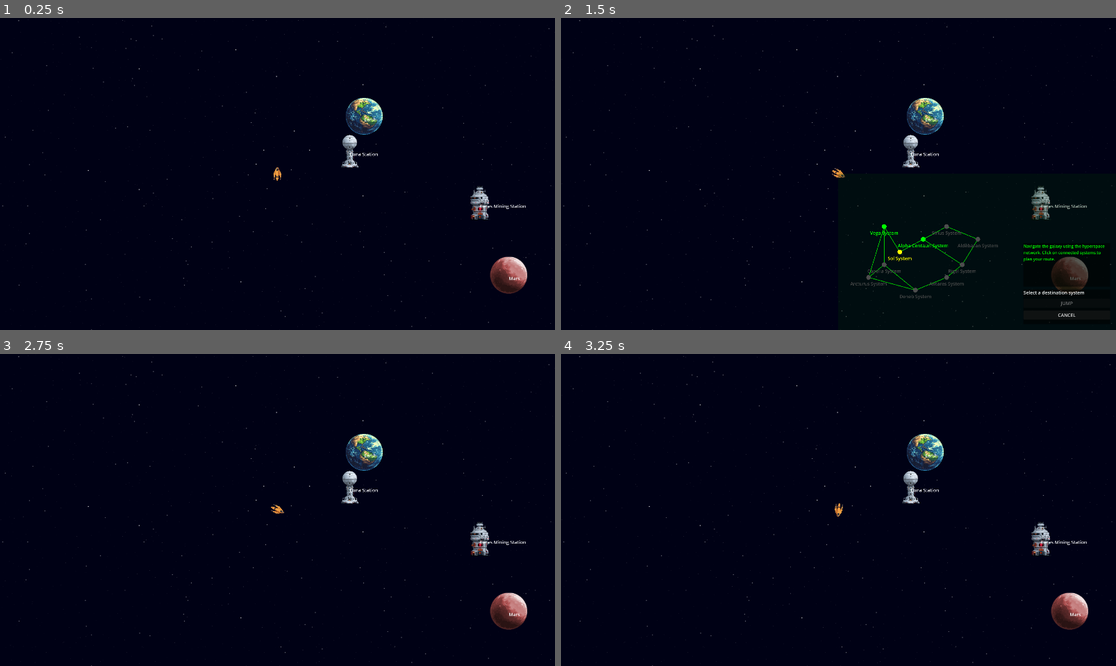
Above: before the commit, frames 1-4 (two rows, left to right).
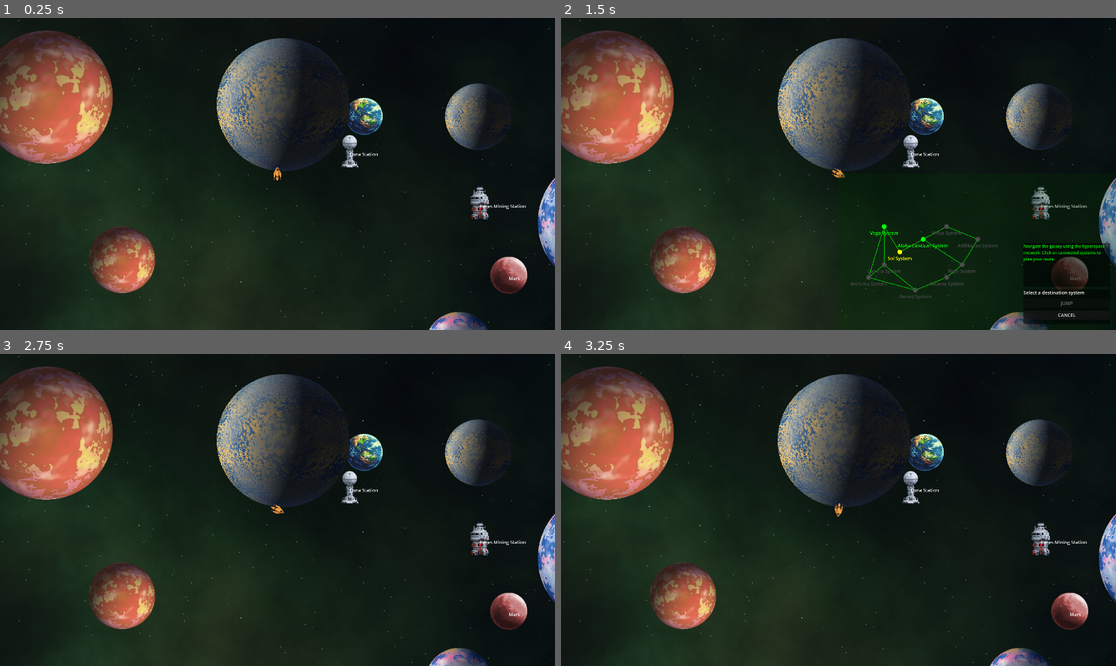
Above: after the commit, the same moments.

Repository: krets/GN_Prototype
Game: Godot game, scene res://scenes/Main.tscn
Same seed, same stepped clock (60 frames per second), same inputs: the game is played once before the commit and once after it.
Inputs (mouse positions are in pixels of both pictures, inside the frame that each line leads up to):
- Up to frame 1 (0.25 s): no input
- Up to frame 2 (1.5 s): tap Enter at 0.5 s; move the mouse to (960, 158) at 0.52 s; hold Right (turn_right) 0.53-1.28 s; hold Space (interact) 0.53-1.28 s; click (960, 158) at 0.67 s; move the mouse to (727, 189) at 1.27 s; hold Left (turn_left) from 1.28 s (still down); tap H (hyperspace) at 1.35 s
- Up to frame 3 (2.75 s): tap Space (interact) at 1.55 s; release Left (turn_left) at 2 s; click "CANCEL" at 2 s
- Up to frame 4 (3.25 s): tap Enter at 2.75 s; move the mouse to (894, 441) at 2.77 s; hold Right (turn_right) from 2.78 s (still down); hold Space (interact) from 2.78 s (still down)

The runs differ from the first frame. In frame 1, 58% of the frame differs, in the area x 0-100%, y 0-100%; in frame 2, 50%; in frame 3, 58%; in frame 4, 58%.

Commit message:
Nebula's perform 50x better
Really, they are much much more performant.

Diff:
--- a/project.godot
+++ b/project.godot
@@ -23,7 +23,6 @@
 
 window/size/viewport_width=1920
 window/size/viewport_height=1080
-window/size/mode=3
 window/stretch/scale=2.0
 
 [input]
--- a/scenes/Main.tscn
+++ b/scenes/Main.tscn
@@ -4,10 +4,11 @@
 [ext_resource type="PackedScene" uid="uid://el1ywym68otq" path="res://scenes/PlayerShip.tscn" id="2_0bbpv"]
 [ext_resource type="Script" uid="uid://uojwd2ka5uy1" path="res://scripts/UIController.gd" id="3_0bbpv"]
 [ext_resource type="PackedScene" uid="uid://dx1xspawun6rt" path="res://scenes/HyperspaceMap.tscn" id="4_rarhs"]
-[ext_resource type="Shader" uid="uid://bsknlb2w31ea3" path="res://shaders/nebulaShader_Stage07.gdshader" id="5_vcsgt"]
+[ext_resource type="Shader" uid="uid://itkpgcikqib5" path="res://shaders/nebulaShader_Stage08.gdshader" id="5_vcsgt"]
 
 [sub_resource type="ShaderMaterial" id="ShaderMaterial_c01mt"]
 shader = ExtResource("5_vcsgt")
+shader_parameter/resolution_scale = 0.5
 shader_parameter/base_scale = 3.051
 shader_parameter/base_density = 0.657
 shader_parameter/base_softness = 0.431
@@ -34,24 +35,6 @@
 shader_parameter/edge_color = Color(0.3, 0.8, 0.2, 1)
 shader_parameter/color_blend_smoothness = 0.741
 shader_parameter/overall_brightness = 0.628
-shader_parameter/star_density = 0.475
-shader_parameter/star_scale = 1.835
-shader_parameter/star_brightness = 2.475
-shader_parameter/star_size_variation = 0.186
-shader_parameter/cluster_scale = 7.066
-shader_parameter/cluster_strength = 0.0
-shader_parameter/scatter_randomness = 1.0
-shader_parameter/star_organic_mask_scale = 4.587
-shader_parameter/star_organic_mask_strength = 0.0
-shader_parameter/star_core_size = 0.522
-shader_parameter/star_core_color = Color(1, 0.9, 0.8, 1)
-shader_parameter/star_glow_size = 2.757
-shader_parameter/star_glow_intensity = 0.177
-shader_parameter/star_glow_softness = 2.965
-shader_parameter/star_glow_color = Color(0.8, 0.6, 1, 1)
-shader_parameter/star_glow_blend_mode = 1.317
-shader_parameter/star_nebula_interaction = 0.312
-shader_parameter/star_blend_mode = 0.0
 
 [node name="Main" type="Node2D"]
 
@@ -83,15 +66,60 @@
 grow_vertical = 2
 
 [node name="Parallax2D" type="Parallax2D" parent="."]
-visible = false
 z_index = -99
-scroll_scale = Vector2(0.1, 0.1)
+scroll_scale = Vector2(0.05, 0.05)
 
 [node name="Nebula07" type="ColorRect" parent="Parallax2D"]
 z_index = -90
 material = SubResource("ShaderMaterial_c01mt")
-offset_left = -2950.0
-offset_top = -3102.0
-offset_right = 5146.0
-offset_bottom = 4994.0
+offset_left = 8289.0
+offset_top = 8312.0
+offset_right = 8801.0
+offset_bottom = 8824.0
+scale = Vector2(12, 12)
 pivot_offset = Vector2(1024, 1024)
+
+[node name="Parallax2D2" type="Parallax2D" parent="."]
+z_index = -99
+scroll_scale = Vector2(0.1, 0.1)
+
+[node name="Nebula07" type="ColorRect" parent="Parallax2D2"]
+z_index = -90
+material = SubResource("ShaderMaterial_c01mt")
+offset_left = 10157.0
+offset_top = -7572.0
+offset_right = 10669.0
+offset_bottom = -7060.0
+rotation = -1.21999
+scale = Vector2(12, 12)
+pivot_offset = Vector2(1024, 1024)
+
+[node name="Parallax2D3" type="Parallax2D" parent="."]
+z_index = -99
+scroll_scale = Vector2(0.15, 0.15)
+
+[node name="Nebula07" type="ColorRect" parent="Parallax2D3"]
+z_index = -90
+material = SubResource("ShaderMaterial_c01mt")
+offset_left = 4360.0
+offset_top = -13422.0
+offset_right = 4872.0
+offset_bottom = -12910.0
+rotation = -2.05922
+scale = Vector2(12, 12)
+pivot_offset = Vector2(1024, 1024)
+
+[node name="Parallax2D4" type="Parallax2D" parent="."]
+z_index = -99
+scroll_scale = Vector2(0.2, 0.2)
+
+[node name="Nebula07" type="ColorRect" parent="Parallax2D4"]
+z_index = -90
+material = SubResource("ShaderMaterial_c01mt")
+offset_left = 7137.0
+offset_top = -9429.0
+offset_right = 7649.0
+offset_bottom = -8917.0
+rotation = -1.61393
+scale = Vector2(12, 12)
+pivot_offset = Vector2(1024, 1024)
--- a/scenes/PlanetGenerator.tscn
+++ b/scenes/PlanetGenerator.tscn
@@ -1144,6 +1144,87 @@
 shader_parameter/color_variation = 0.2
 shader_parameter/variation_tint = Color(0.2, 0.5, 0.8, 1)
 
+[sub_resource type="ShaderMaterial" id="ShaderMaterial_p7bx3"]
+shader = ExtResource("2_vev66")
+shader_parameter/planet_radius = 0.453
+shader_parameter/edge_softness = 0.0
+shader_parameter/uv_offset_x = 0.298
+shader_parameter/uv_offset_y = 0.0200001
+shader_parameter/continent_seed = 179.741
+shader_parameter/terrain_seed = 147.793
+shader_parameter/river_seed = 456.0
+shader_parameter/detail_seed = 789.0
+shader_parameter/cloud_seed = 999.0
+shader_parameter/output_mode = 0
+shader_parameter/normal_map_intensity = 0.1
+shader_parameter/sphere_strength = -2.352
+shader_parameter/light_direction = Vector2(-0.505, 0.305)
+shader_parameter/light_intensity = 0.904
+shader_parameter/light_color = Color(1, 0.95, 0.8, 1)
+shader_parameter/shadow_tint = Color(0.5, 0.6, 0.8, 1)
+shader_parameter/shadow_tint_strength = 0.2
+shader_parameter/ambient_light = 0.3
+shader_parameter/ambient_color = Color(0.4, 0.6, 1, 1)
+shader_parameter/rim_light_intensity = 0.25
+shader_parameter/rim_light_color = Color(0.8, 0.9, 1, 1)
+shader_parameter/rim_light_falloff = 2.0
+shader_parameter/continent_scale = 2.588
+shader_parameter/continent_threshold = 0.438
+shader_parameter/continent_sharpness = 0.322
+shader_parameter/continent_octaves = 6.548
+shader_parameter/continent_persistence = 0.582
+shader_parameter/ocean_depth = 0.508
+shader_parameter/warp_strength = 2.375e-07
+shader_parameter/warp_scale = 3.347
+shader_parameter/terrain_scale = 36.205
+shader_parameter/terrain_strength = 1.204
+shader_parameter/terrain_octaves = 5.774
+shader_parameter/terrain_persistence = 2.035
+shader_parameter/terrain_softness = 0.2
+shader_parameter/detail_scale = 15.983
+shader_parameter/detail_strength = 0.449
+shader_parameter/detail_octaves = 13.042
+shader_parameter/mountain_threshold = 0.617
+shader_parameter/highland_threshold = 0.425
+shader_parameter/cloud_coverage = 0.417
+shader_parameter/cloud_scale = 12.724
+shader_parameter/cloud_stretch_x = 1.257
+shader_parameter/cloud_stretch_y = 0.46
+shader_parameter/cloud_octaves = 16.87
+shader_parameter/cloud_persistence = 0.755
+shader_parameter/cloud_density = 0.861
+shader_parameter/cloud_sharpness = 0.205
+shader_parameter/cloud_color = Color(0.861011, 0.905144, 0.971102, 1)
+shader_parameter/cloud_shadow_color = Color(0.561224, 0.493696, 0.696091, 1)
+shader_parameter/cloud_opacity = 1.0
+shader_parameter/cloud_shadow_strength = 0.757
+shader_parameter/cloud_offset_x = 0.0880001
+shader_parameter/cloud_offset_y = 0.0
+shader_parameter/river_scale = 11.24
+shader_parameter/river_strength = 0.546
+shader_parameter/river_width = 0.187
+shader_parameter/river_octaves = 6.815
+shader_parameter/river_persistence = 0.706
+shader_parameter/ice_cap_size = 0.182
+shader_parameter/ice_cap_softness = 0.344
+shader_parameter/desert_latitude = 0.225
+shader_parameter/desert_width = 0.206
+shader_parameter/desert_intensity = 0.672
+shader_parameter/deep_ocean_color = Color(0.167889, 0.287441, 0.333256, 1)
+shader_parameter/shallow_water_color = Color(0.275606, 0.504773, 0.736523, 1)
+shader_parameter/river_color = Color(0.385693, 0.561692, 0.942972, 1)
+shader_parameter/mountain_color = Color(0.239417, 0.235, 0.5, 1)
+shader_parameter/highland_color = Color(0.145, 0.281083, 0.5, 1)
+shader_parameter/lowland_color = Color(0.285, 0.50975, 0.75, 1)
+shader_parameter/desert_color = Color(0.416, 0.8, 0.7872, 1)
+shader_parameter/ice_color = Color(0.9, 0.95, 1, 1)
+shader_parameter/coastal_blend = 0.03
+shader_parameter/beach_color = Color(0.7, 0.6, 0.4, 1)
+shader_parameter/core_color = Color(0.472411, 0.927253, 0.811727, 1)
+shader_parameter/core_size = 0.5
+shader_parameter/color_variation = 0.2
+shader_parameter/variation_tint = Color(0.2, 0.5, 0.8, 1)
+
 [node name="PlanetGenerator" type="Node2D"]
 
 [node name="ColorRect7" type="ColorRect" parent="."]
@@ -1313,3 +1394,10 @@
 offset_top = -4722.0
 offset_right = -5372.0
 offset_bottom = -626.0
+
+[node name="ColorRect31" type="ColorRect" parent="."]
+material = SubResource("ShaderMaterial_p7bx3")
+offset_left = -14669.0
+offset_top = -4874.0
+offset_right = -10573.0
+offset_bottom = -778.0
--- a/scenes/SystemScene.tscn
+++ b/scenes/SystemScene.tscn
@@ -14,5 +14,4 @@
 [node name="PlayerSpawn" type="Node2D" parent="."]
 
 [node name="PlanetGenerator" parent="." instance=ExtResource("3_yc7ia")]
-visible = false
 position = Vector2(402, 579)
--- /dev/null
+++ b/shaders/nebulaShader_Stage08.gdshader
@@ -0,0 +1,165 @@
+shader_type canvas_item;
+
+// Resolution scaling
+uniform float resolution_scale : hint_range(0.25, 1.0) = 0.5;
+
+// Base Shape Controls
+uniform float base_scale : hint_range(0.5, 8.0) = 3.0;
+uniform float base_density : hint_range(0.0, 1.0) = 0.6;
+uniform float base_softness : hint_range(0.0, 3.0) = 0.5;
+uniform float base_octaves : hint_range(1.0, 6.0) = 6.0;
+uniform float base_lacunarity : hint_range(0.1, 10.0) = 2.75;
+uniform float base_gain : hint_range(0.1, 0.9) = 0.5;
+
+// Internal Structure Controls
+uniform float structure_scale : hint_range(0.5, 20.0) = 10.0;
+uniform float structure_strength : hint_range(0.0, 2.0) = 0.75;
+uniform float structure_contrast : hint_range(0.1, 10.0) = 1.25;
+uniform float structure_octaves : hint_range(1.0, 6.0) = 3.0;
+uniform float structure_lacunarity : hint_range(0.1, 10.0) = 2.0;
+uniform float structure_gain : hint_range(0.1, 0.9) = 0.5;
+
+// Wispy Details
+uniform float wispy_scale : hint_range(0.0, 50.0) = 8.0;
+uniform float wispy_strength : hint_range(0.0, 2.0) = 0.5;
+uniform float wispy_octaves : hint_range(1.0, 6.0) = 6.0;
+uniform float wispy_lacunarity : hint_range(0.1, 10.0) = 2.0;
+uniform float wispy_gain : hint_range(0.1, 0.9) = 0.5;
+
+// Edge Controls
+uniform float edge_falloff : hint_range(0.1, 10.0) = 1.5;
+uniform float edge_irregularity : hint_range(0.0, 10.0) = 4.0;
+uniform float hard_edge_mix : hint_range(0.0, 1.0) = 0.0;
+
+// Colors for different layers
+uniform vec4 nebula_base_color : source_color = vec4(0.1, 0.2, 0.6, 1.0);
+uniform vec4 structure_color : source_color = vec4(0.8, 0.3, 0.5, 1.0);
+uniform vec4 wispy_color : source_color = vec4(0.3, 0.5, 0.9, 1.0);
+uniform vec4 edge_color : source_color = vec4(0.2, 0.5, 0.8, 1.0);
+
+// Color Blending
+uniform float color_blend_smoothness : hint_range(0.1, 5.0) = 1.0;
+uniform float overall_brightness : hint_range(0.0, 5.0) = 1.0;
+
+// Basic noise function
+vec2 hash2(vec2 p) {
+    p = vec2(dot(p, vec2(127.1, 311.7)), dot(p, vec2(269.5, 183.3)));
+    return -1.0 + 2.0 * fract(sin(p) * 43758.5453123);
+}
+
+float noise(vec2 p) {
+    vec2 i = floor(p);
+    vec2 f = fract(p);
+    vec2 u = f * f * (3.0 - 2.0 * f);
+
+    return mix(mix(dot(hash2(i + vec2(0.0, 0.0)), f - vec2(0.0, 0.0)),
+                   dot(hash2(i + vec2(1.0, 0.0)), f - vec2(1.0, 0.0)), u.x),
+               mix(dot(hash2(i + vec2(0.0, 1.0)), f - vec2(0.0, 1.0)),
+                   dot(hash2(i + vec2(1.0, 1.0)), f - vec2(1.0, 1.0)), u.x), u.y);
+}
+
+// Enhanced FBM with configurable parameters
+float fbm_configurable(vec2 uv, float scale_mult, float oct, float lac, float g) {
+    float value = 0.0;
+    float amplitude = 0.5;
+    vec2 p = uv * scale_mult;
+
+    int max_octaves = int(oct);
+    for (int i = 0; i < max_octaves; i++) {
+        value += amplitude * noise(p);
+        amplitude *= g;
+        p *= lac;
+    }
+
+    return value * 0.5 + 0.5;
+}
+
+// Base nebula shape - irregular cloud
+float get_base_shape(vec2 uv) {
+    float base = fbm_configurable(uv, base_scale, base_octaves, base_lacunarity, base_gain);
+
+    // Make it more cloud-like with soft threshold
+    float shape = smoothstep(base_density - base_softness, base_density + base_softness, base);
+
+    // Add some overall falloff from center
+    vec2 center = uv - vec2(0.5);
+    float dist_falloff = 1.0 - smoothstep(0.2, 0.8, length(center) * edge_falloff);
+
+    return shape * dist_falloff;
+}
+
+// Internal structure - creates visible density variations
+float get_internal_structure(vec2 uv) {
+    float structure = fbm_configurable(uv + vec2(100.0, 50.0), structure_scale,
+                                      structure_octaves, structure_lacunarity, structure_gain);
+
+    // Apply contrast to make structure more visible
+    structure = pow(structure, 1.0 / structure_contrast);
+
+    return structure * structure_strength;
+}
+
+// Wispy details - fine tendrils and filaments
+float get_wispy_details(vec2 uv) {
+    float wispy = fbm_configurable(uv + vec2(200.0, 300.0), wispy_scale,
+                                  wispy_octaves, wispy_lacunarity, wispy_gain);
+
+    // Make wispy features more thread-like
+    wispy = abs(wispy - 0.5) * 2.0;
+    wispy = 1.0 - wispy;
+    wispy = pow(wispy, 3.0);
+
+    return wispy * wispy_strength;
+}
+
+// Edge irregularity
+float get_edge_variation(vec2 uv) {
+    if (edge_irregularity <= 0.0) return 1.0;
+
+    float edge_noise = fbm_configurable(uv + vec2(400.0, 500.0), base_scale * 2.0, 3.0, 2.0, 0.5);
+    edge_noise = (edge_noise - 0.5) * edge_irregularity + 1.0;
+
+    return clamp(edge_noise, 0.0, 2.0);
+}
+
+// Color mixing based on noise layers
+vec3 mix_nebula_colors(float base, float structure, float wispy, float edge_var) {
+    vec3 color = nebula_base_color.rgb;
+
+    float structure_mix = smoothstep(0.3, 0.7, structure) * color_blend_smoothness;
+    color = mix(color, structure_color.rgb, structure_mix);
+
+    float wispy_mix = smoothstep(0.4, 0.8, wispy) * color_blend_smoothness;
+    color = mix(color, wispy_color.rgb, wispy_mix);
+
+    float edge_mix = (1.0 - edge_var) * 0.3 * color_blend_smoothness;
+    color = mix(color, edge_color.rgb, edge_mix);
+
+    return color;
+}
+
+void fragment() {
+    // Scale UV coordinates to effectively lower resolution
+    vec2 uv = floor(UV * resolution_scale * 2048.0) / (resolution_scale * 2048.0);
+
+    // Generate nebula
+    float base_shape = get_base_shape(uv);
+    float structure = get_internal_structure(uv);
+    float wispy = get_wispy_details(uv);
+    float edge_var = get_edge_variation(uv);
+
+    float combined_density = base_shape + (structure * base_shape) + (wispy * base_shape);
+    combined_density = clamp(combined_density, 0.0, 1.0);
+    combined_density *= edge_var;
+
+    float soft_alpha = combined_density;
+    float hard_alpha = step(0.1, combined_density);
+    float final_alpha = mix(soft_alpha, hard_alpha, hard_edge_mix);
+
+    vec3 final_color = mix_nebula_colors(base_shape, structure, wispy, edge_var);
+
+    // Apply brightness
+    final_color *= overall_brightness * final_alpha;
+
+    COLOR = vec4(final_color, final_alpha);
+}
Not shown: 1 places in scenes/PlanetGenerator.tscn that only renumber resources
Not shown, added: shaders/nebulaShader_Stage08.gdshader.uid
